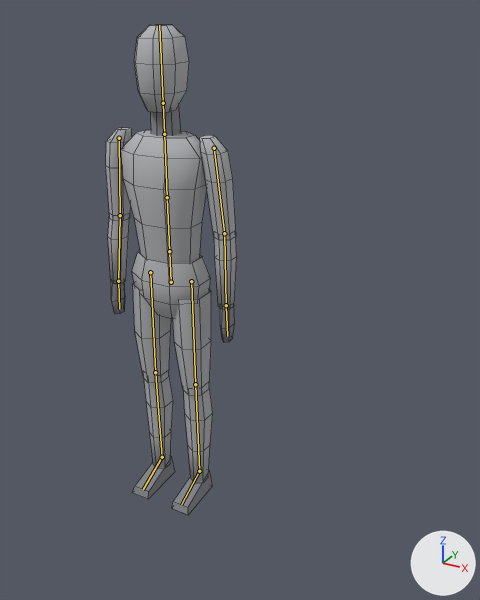
The Blender file art/player.blend: old version first, new version second.
Camera for both pictures: a camera (50 mm lens) standing at (1.32, -1.88, 1.85) and looking at (0.09, 0.36, 0.73). The lights are fixed; the arrows at lower right show +X, +Y and +Z. The first picture is the older version. The bones that bend it are drawn over the model as lines. Mesh edges are drawn as thin lines.

Names of what the first picture shows: 'Player'.
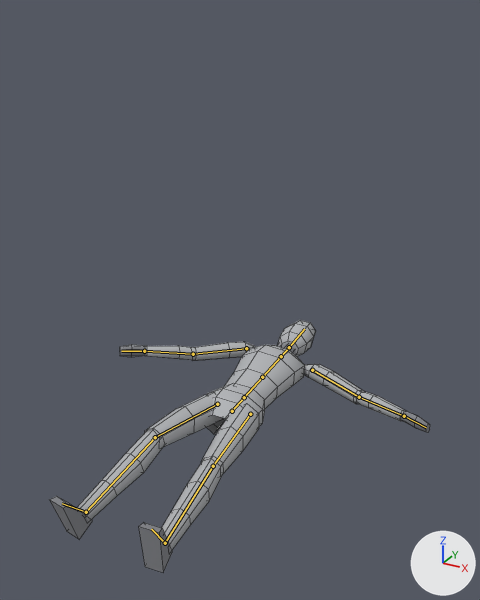
The newer file adds an action. The first version stands in its rest pose; the second is drawn at frame 30 of the action 'death'.

Pixel boxes (x1, y1, x2, y2) of what changed, in the pictures (480 x 600 px):
'Player', posed (189% wider, 48% shorter): before (106, 25, 237, 515); after (49, 320, 430, 573)
bone 'hips', root to tip: before (171, 282) to (169, 251); after (232, 411) to (244, 397)
bone 'spine', root to tip: before (169, 251) to (167, 197); after (244, 397) to (262, 377)
bone 'head', root to tip: before (163, 103) to (159, 25); after (289, 347) to (304, 329)
bone 'upper_arm.L', root to tip: before (214, 148) to (224, 233); after (312, 370) to (359, 397)
bone 'forearm.L', root to tip: before (224, 233) to (226, 305); after (359, 397) to (404, 416)
bone 'upper_arm.R', root to tip: before (119, 138) to (120, 215); after (246, 348) to (193, 354)
bone 'forearm.R', root to tip: before (120, 215) to (118, 281); after (193, 354) to (144, 351)
bone 'thigh.L', root to tip: before (191, 281) to (195, 384); after (250, 414) to (213, 466)
bone 'shin.L', root to tip: before (195, 384) to (199, 471); after (213, 466) to (165, 543)
bone 'thigh.R', root to tip: before (150, 272) to (155, 372); after (217, 404) to (155, 437)
bone 'shin.R', root to tip: before (155, 372) to (162, 457); after (155, 437) to (86, 512)

What the commit changed:
Bone 'hips' (bone_hips) moves from (0.0, 0.0, 0.0) to (0.0, -0.82, -0.45).
Bone 'hips' (bone_hips) turns from (0, 0, 0) to (-86, 0, 0) degrees about its own x, y and z.
Bone 'spine' (bone_spine) turns from (0, 0, 0) to (0, 4, 0) degrees about its own x, y and z.
Bone 'head' (bone_head) turns from (0, 0, 0) to (-4, 50, 0) degrees about its own x, y and z.
Bone 'upper_arm.L' (bone_upper_arm_l) turns from (0, 0, 0) to (9, 10, -69) degrees about its own x, y and z.
Bone 'forearm.L' (bone_forearm_l) turns from (0, 0, 0) to (-6, 0, 0) degrees about its own x, y and z.
Bone 'upper_arm.R' (bone_upper_arm_r) turns from (0, 0, 0) to (5, 0, 46) degrees about its own x, y and z.
Bone 'forearm.R' (bone_forearm_r) turns from (0, 0, 0) to (-6, 0, 0) degrees about its own x, y and z.
Bone 'thigh.L' (bone_thigh_l) turns from (0, 0, 0) to (-5, 0, -6) degrees about its own x, y and z.
Bone 'shin.L' (bone_shin_l) turns from (0, 0, 0) to (6, 0, 0) degrees about its own x, y and z.
Bone 'thigh.R' (bone_thigh_r) turns from (0, 0, 0) to (-10, 0, 8) degrees about its own x, y and z.
Bone 'shin.R' (bone_shin_r) turns from (0, 0, 0) to (22, 0, 0) degrees about its own x, y and z.
